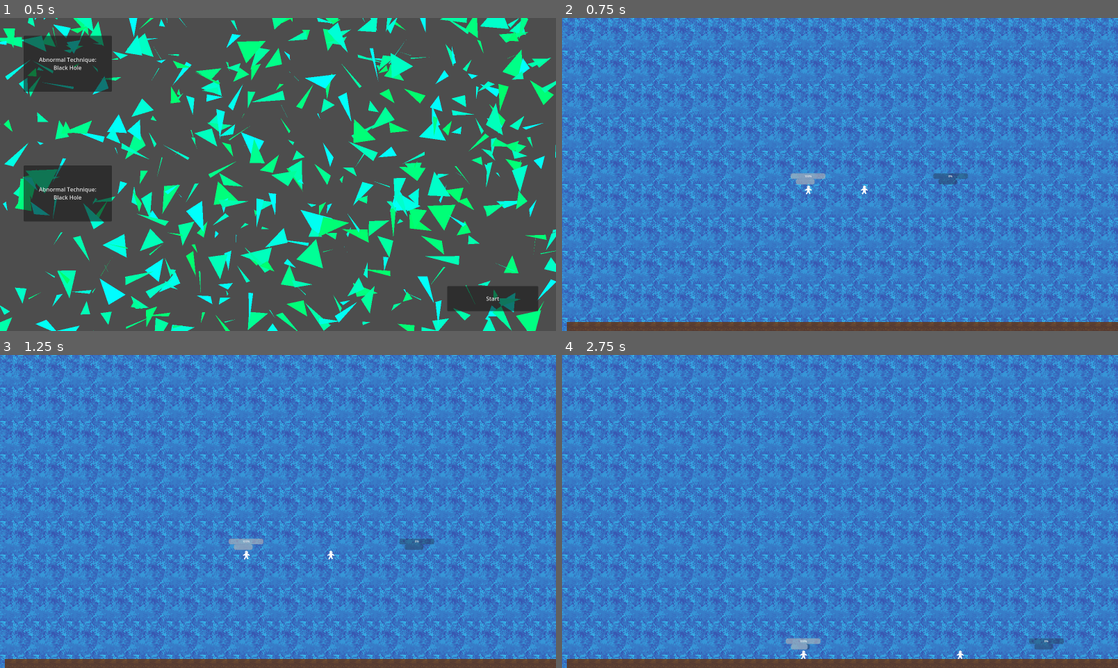
Above: before the commit, frames 1-4 (two rows, left to right).
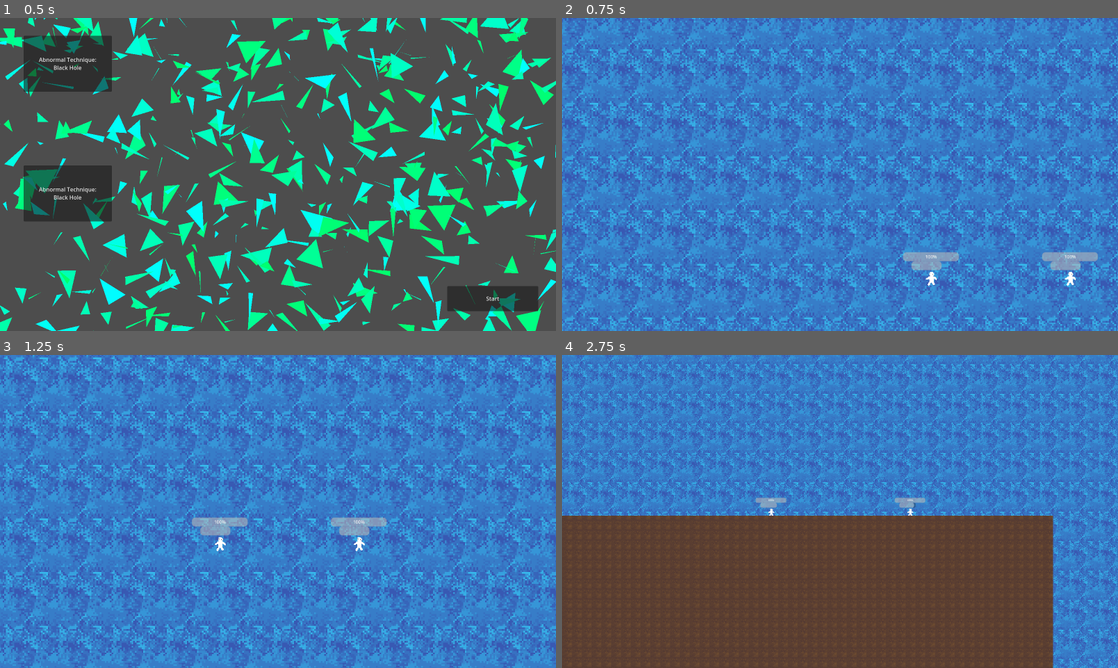
Above: after the commit, the same moments.

Repository: ivo-a2033/Sorcery
Game: Godot game, scene res://menu.tscn
Same seed, same stepped clock (60 frames per second), same inputs: the game is played once before the commit and once after it.
Inputs (mouse positions are in pixels of both pictures, inside the frame that each line leads up to):
- Up to frame 1 (0.5 s): no input
- Up to frame 2 (0.75 s): click "Start" at 0.5 s
- Up to frame 3 (1.25 s): no input
- Up to frame 4 (2.75 s): move the mouse to (962, 495) at 1.27 s; press the mouse at (962, 495) at 1.28 s; hold Right (right) 1.28-2.03 s; tap A (a) at 1.35 s; move the mouse to (728, 527) at 2.02 s; release the mouse at (728, 527) at 2.03 s; hold Down (down) from 2.03 s (still down); click (728, 527) at 2.1 s; tap D (d) at 2.3 s

Frame 1 is identical in both runs. In frame 2, 35% of the frame differs, in the area x 0-100%, y 0-100%; in frame 3, 36%; in frame 4, 59%.

Commit message:
Revert "dumbsht"
This reverts commit eaa8fa7ce002dcf72ec6f845ba7ecb386d382066.

Diff:
--- a/Camera2D.gd
+++ b/Camera2D.gd
@@ -7,9 +7,9 @@
 
 
 # Called every frame. 'delta' is the elapsed time since the previous frame.
-func _physics_process(delta):
-	#position += ((Globals.p1.position + Globals.p2.position)*.5 - position) * delta * 2
+func _process(delta):
+	position += ((Globals.p1.position + Globals.p2.position)*.5 - position) * delta * 5
 	var zoom_ = 2/((Globals.p1.position - Globals.p2.position).length()/200)
 	zoom_ = clamp(zoom_, .5, 2)
 
-	#zoom = Vector2(1,1) * zoom_
+	zoom = Vector2(1,1) * zoom_
--- a/P1Sprite.gd
+++ /dev/null
@@ -1,12 +0,0 @@
-extends Sprite2D
-
-
-var boss
-
-func _ready():
-	pass # Replace with function body.
-
-
-# Called every frame. 'delta' is the elapsed time since the previous frame.
-func _physics_process(delta):
-	position += (boss.position - position) * delta * 5
--- a/Player.gd
+++ b/Player.gd
@@ -9,7 +9,6 @@
 var ammo = 3
 
 var technique = null
-var image
 
 var mov_dict = {
 	"up": "w",
@@ -22,13 +21,9 @@
 	if Globals.p1 == null:
 		Globals.p1 = self
 		technique = Globals.technique1
-		get_parent().get_node("P1Sprite").boss = self
-		image = get_parent().get_node("P1Sprite")
 	else:
 		Globals.p2 = self
 		technique = Globals.technique2
-		get_parent().get_node("P2Sprite").boss = self
-		image = get_parent().get_node("P1Sprite")
 		mov_dict = {
 			"up": "up",
 			"left": "left",
@@ -38,9 +33,9 @@
 
 
 # Called every frame. 'delta' is the elapsed time since the previous frame.
-func _physics_process(delta):
-	image.get_node("UI/HP").value = hp
-	image.get_node("UI/Ammo").value = ammo/3.0*100
+func _process(delta):
+	$UI/HP.value = hp
+	$UI/Ammo.value = ammo/3*100
 
 	if Input.is_action_just_pressed(mov_dict["up"]):
 		apply_central_force(Vector2(0,-1) * jump_force)
--- a/black_hole.gd
+++ /dev/null
@@ -1,26 +0,0 @@
-extends Area2D
-
-
-var hit_list = []
-var myForce = -100000
-
-func _ready():
-	connect("body_entered", add_to_hit_list)
-	$AnimationPlayer.play("idle")
-
-
-func _physics_process(delta):
-	for body in hit_list:
-		body.hp -= 60 * delta
-
-	var vec = (Globals.p1.position - position)
-	var force = myForce/vec.length()
-	#Globals.p1.apply_central_force(vec.normalized() * force)
-
-	vec = (Globals.p2.position - position)
-	force = myForce/vec.length()
-	#Globals.p2.apply_central_force(vec.normalized() * force)
-
-func add_to_hit_list(body):
-	if body.get("hp") != null:
-		hit_list.append(body)
--- a/black_hole.tscn
+++ /dev/null
@@ -1,61 +0,0 @@
-[gd_scene load_steps=7 format=3 uid="uid://bw2l0vp468u4v"]
-
-[ext_resource type="Texture2D" uid="uid://ddnop1iuih6u" path="res://blackhole.png" id="1_7klju"]
-[ext_resource type="Script" path="res://black_hole.gd" id="1_50c6v"]
-
-[sub_resource type="CircleShape2D" id="CircleShape2D_5qp3i"]
-radius = 50.0
-
-[sub_resource type="Animation" id="Animation_dc582"]
-length = 0.001
-tracks/0/type = "value"
-tracks/0/imported = false
-tracks/0/enabled = true
-tracks/0/path = NodePath(".:frame")
-tracks/0/interp = 1
-tracks/0/loop_wrap = true
-tracks/0/keys = {
-"times": PackedFloat32Array(0),
-"transitions": PackedFloat32Array(1),
-"update": 1,
-"values": [0]
-}
-
-[sub_resource type="Animation" id="Animation_mirgi"]
-resource_name = "idle"
-length = 1.1
-tracks/0/type = "value"
-tracks/0/imported = false
-tracks/0/enabled = true
-tracks/0/path = NodePath(".:frame")
-tracks/0/interp = 1
-tracks/0/loop_wrap = true
-tracks/0/keys = {
-"times": PackedFloat32Array(0, 0.1, 0.2, 0.3, 0.4, 0.5, 0.6, 0.7, 0.8, 0.9, 1),
-"transitions": PackedFloat32Array(1, 1, 1, 1, 1, 1, 1, 1, 1, 1, 1),
-"update": 1,
-"values": [0, 1, 2, 3, 4, 5, 6, 7, 8, 9, 10]
-}
-
-[sub_resource type="AnimationLibrary" id="AnimationLibrary_jlode"]
-_data = {
-"RESET": SubResource("Animation_dc582"),
-"idle": SubResource("Animation_mirgi")
-}
-
-[node name="BlackHole" type="Area2D"]
-script = ExtResource("1_50c6v")
-
-[node name="CollisionShape2D" type="CollisionShape2D" parent="."]
-shape = SubResource("CircleShape2D_5qp3i")
-
-[node name="Sprite2D" type="Sprite2D" parent="."]
-scale = Vector2(2, 2)
-texture = ExtResource("1_7klju")
-hframes = 11
-
-[node name="AnimationPlayer" type="AnimationPlayer" parent="."]
-root_node = NodePath("../Sprite2D")
-libraries = {
-"": SubResource("AnimationLibrary_jlode")
-}
--- a/project.godot
+++ b/project.godot
@@ -12,8 +12,7 @@
 
 config/name="Sorcery"
 run/main_scene="res://menu.tscn"
-config/features=PackedStringArray("4.0", "GL Compatibility")
-run/max_fps=60
+config/features=PackedStringArray("4.1", "GL Compatibility")
 config/icon="res://icon.svg"
 
 [autoload]
@@ -69,13 +68,9 @@
 }
 click={
 "deadzone": 0.5,
-"events": [Object(InputEventMouseButton,"resource_local_to_s …(211 unchanged characters)… 273, 62),"factor":1.0,"button_index":1,"pressed":true,"double_click":false,"script":null)
+"events": [Object(InputEventMouseButton,"resource_local_to_s …(211 unchanged characters)… 273, 62),"factor":1.0,"button_index":1,"canceled":false,"pressed":true,"double_click":false,"script":null)
 ]
 }
-
-[physics]
-
-2d/physics_engine="GodotPhysics2D"
 
 [rendering]
 
--- a/slash.tscn
+++ b/slash.tscn
@@ -4,21 +4,6 @@
 [ext_resource type="Texture2D" uid="uid://cxijq8meuec44" path="res://slash.png" id="2_0luvs"]
 
 [sub_resource type="CircleShape2D" id="CircleShape2D_uqh3s"]
-
-[sub_resource type="Animation" id="Animation_hs6k8"]
-length = 0.001
-tracks/0/type = "value"
-tracks/0/imported = false
-tracks/0/enabled = true
-tracks/0/path = NodePath("Sprite2D:frame")
-tracks/0/interp = 1
-tracks/0/loop_wrap = true
-tracks/0/keys = {
-"times": PackedFloat32Array(0),
-"transitions": PackedFloat32Array(1),
-"update": 1,
-"values": [0]
-}
 
 [sub_resource type="Animation" id="Animation_2dxcq"]
 resource_name = "slash"
@@ -35,6 +20,21 @@
 "transitions": PackedFloat32Array(1, 1, 1, 1, 1),
 "update": 1,
 "values": [0, 1, 2, 3, 4]
+}
+
+[sub_resource type="Animation" id="Animation_hs6k8"]
+length = 0.001
+tracks/0/type = "value"
+tracks/0/imported = false
+tracks/0/enabled = true
+tracks/0/path = NodePath("Sprite2D:frame")
+tracks/0/interp = 1
+tracks/0/loop_wrap = true
+tracks/0/keys = {
+"times": PackedFloat32Array(0),
+"transitions": PackedFloat32Array(1),
+"update": 1,
+"values": [0]
 }
 
 [sub_resource type="AnimationLibrary" id="AnimationLibrary_k73hr"]
--- a/world.tscn
+++ b/world.tscn
@@ -1,8 +1,7 @@
-[gd_scene load_steps=11 format=3 uid="uid://cagpge57ghy61"]
+[gd_scene load_steps=10 format=3 uid="uid://cagpge57ghy61"]
 
 [ext_resource type="Script" path="res://Player.gd" id="1_16lhq"]
 [ext_resource type="Texture2D" uid="uid://bvvptm44vajtn" path="res://guy.png" id="1_gkg26"]
-[ext_resource type="Script" path="res://P1Sprite.gd" id="2_2plb2"]
 [ext_resource type="Texture2D" uid="uid://bkmt0ry5fihm4" path="res://dirt.png" id="2_hnyhf"]
 [ext_resource type="Script" path="res://Camera2D.gd" id="4_ljgna"]
 [ext_resource type="Texture2D" uid="uid://0kr43xq7ms3e" path="res://sky.png" id="5_rrgyw"]
@@ -20,66 +19,6 @@
 
 [node name="World" type="Node2D"]
 
-[node name="P1Sprite" type="Sprite2D" parent="."]
-position = Vector2(695, 496)
-texture = ExtResource("1_gkg26")
-script = ExtResource("2_2plb2")
-
-[node name="UI" type="Control" parent="P1Sprite"]
-layout_mode = 3
-anchors_preset = 0
-offset_left = -695.0
-offset_top = -496.0
-offset_right = -655.0
-offset_bottom = -456.0
-
-[node name="HP" type="ProgressBar" parent="P1Sprite/UI"]
-layout_mode = 0
-offset_left = 644.0
-offset_top = 450.0
-offset_right = 744.0
-offset_bottom = 466.0
-theme_override_font_sizes/font_size = 8
-
-[node name="Ammo" type="ProgressBar" parent="P1Sprite/UI"]
-layout_mode = 0
-offset_left = 659.0
-offset_top = 466.0
-offset_right = 713.0
-offset_bottom = 482.0
-theme_override_font_sizes/font_size = 8
-show_percentage = false
-
-[node name="P2Sprite" type="Sprite2D" parent="."]
-position = Vector2(695, 496)
-texture = ExtResource("1_gkg26")
-script = ExtResource("2_2plb2")
-
-[node name="UI" type="Control" parent="P2Sprite"]
-layout_mode = 3
-anchors_preset = 0
-offset_left = -446.0
-offset_top = -496.0
-offset_right = -406.0
-offset_bottom = -456.0
-
-[node name="HP" type="ProgressBar" parent="P2Sprite/UI"]
-layout_mode = 0
-offset_left = 644.0
-offset_top = 450.0
-offset_right = 744.0
-offset_bottom = 466.0
-theme_override_font_sizes/font_size = 8
-
-[node name="Ammo" type="ProgressBar" parent="P2Sprite/UI"]
-layout_mode = 0
-offset_left = 659.0
-offset_top = 466.0
-offset_right = 713.0
-offset_bottom = 482.0
-theme_override_font_sizes/font_size = 8
-show_percentage = false
-
 [node name="Player" type="RigidBody2D" parent="."]
 position = Vector2(695, 496)
 physics_material_override = SubResource("PhysicsMaterial_8j0bx")
@@ -91,8 +30,32 @@
 shape = SubResource("RectangleShape2D_twwtv")
 
 [node name="Sprite2D" type="Sprite2D" parent="Player"]
-visible = false
 texture = ExtResource("1_gkg26")
+
+[node name="UI" type="Control" parent="Player"]
+layout_mode = 3
+anchors_preset = 0
+offset_left = -695.0
+offset_top = -496.0
+offset_right = -655.0
+offset_bottom = -456.0
+
+[node name="HP" type="ProgressBar" parent="Player/UI"]
+layout_mode = 0
+offset_left = 644.0
+offset_top = 450.0
+offset_right = 744.0
+offset_bottom = 466.0
+theme_override_font_sizes/font_size = 8
+
+[node name="Ammo" type="ProgressBar" parent="Player/UI"]
+layout_mode = 0
+offset_left = 659.0
+offset_top = 466.0
+offset_right = 713.0
+offset_bottom = 482.0
+theme_override_font_sizes/font_size = 8
+show_percentage = false
 
 [node name="Player2" type="RigidBody2D" parent="."]
 position = Vector2(944, 496)
@@ -105,8 +68,32 @@
 shape = SubResource("RectangleShape2D_twwtv")
 
 [node name="Sprite2D" type="Sprite2D" parent="Player2"]
-visible = false
 texture = ExtResource("1_gkg26")
+
+[node name="UI" type="Control" parent="Player2"]
+layout_mode = 3
+anchors_preset = 0
+offset_left = -695.0
+offset_top = -496.0
+offset_right = -655.0
+offset_bottom = -456.0
+
+[node name="HP" type="ProgressBar" parent="Player2/UI"]
+layout_mode = 0
+offset_left = 644.0
+offset_top = 450.0
+offset_right = 744.0
+offset_bottom = 466.0
+theme_override_font_sizes/font_size = 8
+
+[node name="Ammo" type="ProgressBar" parent="Player2/UI"]
+layout_mode = 0
+offset_left = 659.0
+offset_top = 466.0
+offset_right = 713.0
+offset_bottom = 482.0
+theme_override_font_sizes/font_size = 8
+show_percentage = false
 
 [node name="StaticBody2D" type="StaticBody2D" parent="."]
 position = Vector2(0, -10)
@@ -123,7 +110,6 @@
 shape = SubResource("RectangleShape2D_7l0gy")
 
 [node name="Camera2D" type="Camera2D" parent="."]
-position = Vector2(786, 458)
 script = ExtResource("4_ljgna")
 
 [node name="Sky" type="TextureRect" parent="."]
